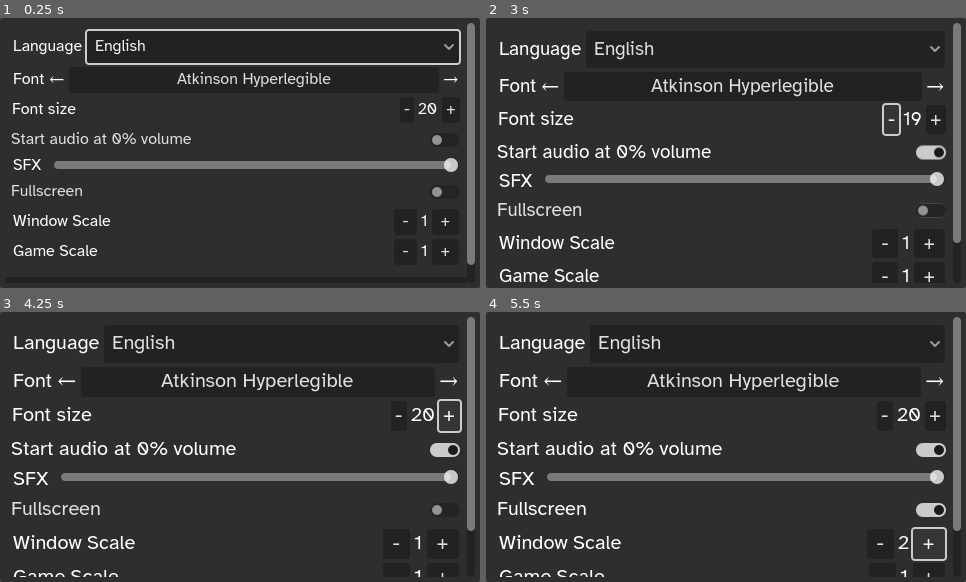
Above: before the commit, frames 1-4 (two rows, left to right).
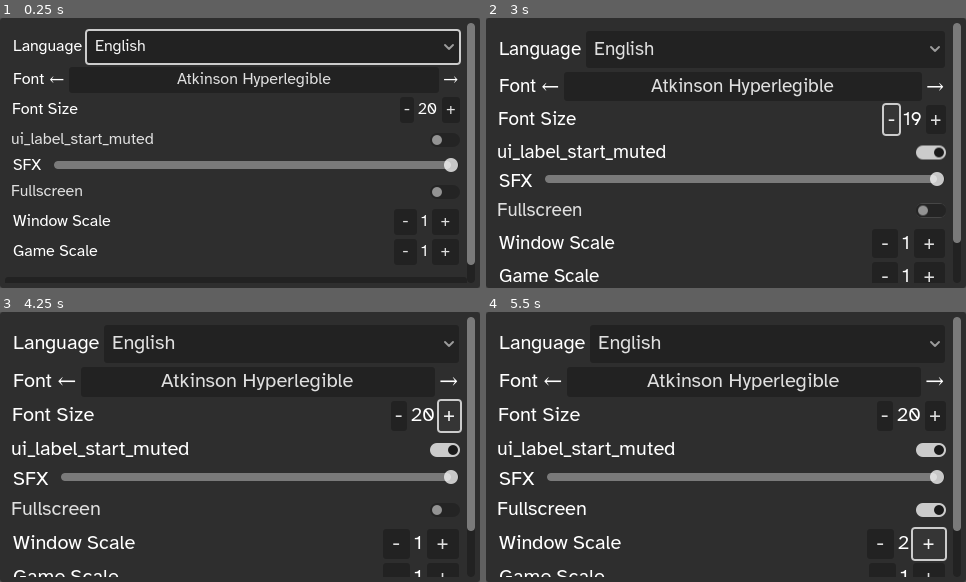
Above: after the commit, the same moments.

Repository: programnoir/GDTemplate
Game: Godot game, scene res://rooms/room_main/room-main.tscn
Two runs of this game, one before a commit and one after it. Both use one fixed random seed, a clock stepped at 60 frames per second and the inputs below.
Inputs:
- Up to frame 1 (0.25 s): no input
- Up to frame 2 (3 s): click "Start audio at 0% volume" (after the commit: "ui_label_start_muted") at 0.5 s; click "English" at 1.25 s; click "Atkinson Hyperlegible" at 2 s; click "-" at 2.75 s
- Up to frame 3 (4.25 s): click "+" at 3.5 s
- Up to frame 4 (5.5 s): click "-" at 4.25 s; click "+" at 5 s

The runs differ from the first frame. In frame 1, 1.0% of the frame differs, in the area x 2-40%, y 31-48%; in frame 2, 1.5%; in frame 3, 1.5%, in the area x 2-50%, y 35-54%; in frame 4, 1.5%.

Commit message:
Add basic translation support

Diff:
--- a/data/translations/translations.csv
+++ b/data/translations/translations.csv
@@ -21,3 +21,4 @@
 ui_label_vol_sfx,SFX,特撮
 ui_label_vol_vox,Vox,声
 ui_label_font,Font,フォント
+ui_label_font_size,Font Size,フォントサイズ
--- a/ui/ui_first_setup/ui-first-setup.tscn
+++ b/ui/ui_first_setup/ui-first-setup.tscn
@@ -118,7 +118,7 @@
 
 [node name="Label" type="Label" parent="Panel/SCFirstSetup/VBCFirstSetup/HBCFontSize"]
 layout_mode = 2
-text = "Font size"
+text = "ui_label_font_size"
 
 [node name="HSeparator5" type="HSeparator" parent="Panel/SCFirstSetup/VBCFirstSetup/HBCFontSize"]
 modulate = Color(1, 1, 1, 0)
@@ -162,7 +162,7 @@
 focus_neighbor_bottom = NodePath("../HBCVolumeSFX/HSliderVolumeSFX")
 focus_next = NodePath("../HBCVolumeSFX/HSliderVolumeSFX")
 focus_previous = NodePath("../HBCFontSize/ButtonFontSizeUp")
-text = "Start audio at 0% volume"
+text = "ui_label_start_muted"
 
 [node name="HBCVolumeSFX" type="HBoxContainer" parent="Panel/SCFirstSetup/VBCFirstSetup"]
 layout_mode = 2
--- a/ui/ui_settings/ui-settings.tscn
+++ b/ui/ui_settings/ui-settings.tscn
@@ -192,7 +192,7 @@
 
 [node name="Label" type="Label" parent="VBCSettings/ColorRect/VBCAccessibility/HBCFontSizes"]
 layout_mode = 2
-text = "Font size"
+text = "ui_label_font_size"
 
 [node name="HSeparator5" type="HSeparator" parent="VBCSettings/ColorRect/VBCAccessibility/HBCFontSizes"]
 modulate = Color(1, 1, 1, 0)
Not shown, added: data/translations/.~lock.translations.csv#
